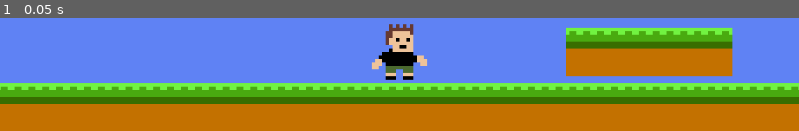
Above: before the commit, frame 1.
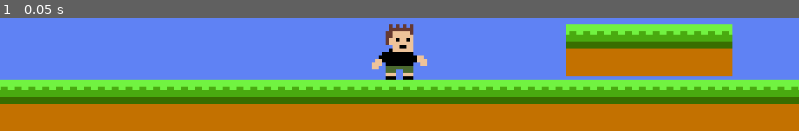
Above: after the commit, the same moment.

Repository: BrendanGasparin/gd-2d-platformer
Game: Godot game, scene res://Scenes/Levels/W1L1.tscn
Two runs of this game, one before a commit and one after it. Both use one fixed random seed, a clock stepped at 60 frames per second and the inputs below.
Inputs:
- Up to frame 1 (0.05 s): no input

The runs differ from the first frame. In frame 1, 4.3% of the frame differs, in the area x 0-100%, y 5-58%.

Commit message:
Add input

Diff:
--- a/project.godot
+++ b/project.godot
@@ -15,6 +15,28 @@
 config/features=PackedStringArray("4.6", "Forward Plus")
 config/icon="res://icon.svg"
 
+[input]
+
+move_left={
+"deadzone": 0.2,
+"events": [Object(InputEventKey,"resource_local_to_scene":false,"resource_name":"","device":-1,"window_id":0,"alt_pressed":false,"shift_pressed":false,"ctrl_pressed":false,"meta_pressed":false,"pressed":false,"keycode":0,"physical_keycode":4194319,"key_label":0,"unicode":0,"location":0,"echo":false,"script":null)
+, Object(InputEventKey,"resource_local_to_scene":false,"resource_name":"","device":-1,"window_id":0,"alt_pressed":false,"shift_pressed":false,"ctrl_pressed":false,"meta_pressed":false,"pressed":false,"keycode":0,"physical_keycode":65,"key_label":0,"unicode":97,"location":0,"echo":false,"script":null)
+]
+}
+move_right={
+"deadzone": 0.2,
+"events": [Object(InputEventKey,"resource_local_to_scene":false,"resource_name":"","device":-1,"window_id":0,"alt_pressed":false,"shift_pressed":false,"ctrl_pressed":false,"meta_pressed":false,"pressed":false,"keycode":0,"physical_keycode":4194321,"key_label":0,"unicode":0,"location":0,"echo":false,"script":null)
+, Object(InputEventKey,"resource_local_to_scene":false,"resource_name":"","device":-1,"window_id":0,"alt_pressed":false,"shift_pressed":false,"ctrl_pressed":false,"meta_pressed":false,"pressed":false,"keycode":0,"physical_keycode":68,"key_label":0,"unicode":100,"location":0,"echo":false,"script":null)
+]
+}
+jump={
+"deadzone": 0.2,
+"events": [Object(InputEventKey,"resource_local_to_scene":false,"resource_name":"","device":-1,"window_id":0,"alt_pressed":false,"shift_pressed":false,"ctrl_pressed":false,"meta_pressed":false,"pressed":false,"keycode":0,"physical_keycode":4194320,"key_label":0,"unicode":0,"location":0,"echo":false,"script":null)
+, Object(InputEventKey,"resource_local_to_scene":false,"resource_name":"","device":-1,"window_id":0,"alt_pressed":false,"shift_pressed":false,"ctrl_pressed":false,"meta_pressed":false,"pressed":false,"keycode":0,"physical_keycode":87,"key_label":0,"unicode":119,"location":0,"echo":false,"script":null)
+, Object(InputEventKey,"resource_local_to_scene":false,"resource_name":"","device":-1,"window_id":0,"alt_pressed":false,"shift_pressed":false,"ctrl_pressed":false,"meta_pressed":false,"pressed":false,"keycode":0,"physical_keycode":32,"key_label":0,"unicode":32,"location":0,"echo":false,"script":null)
+]
+}
+
 [physics]
 
 3d/physics_engine="Jolt Physics"
Binary file changed: Sprites/Tiles/Tileset001.png
